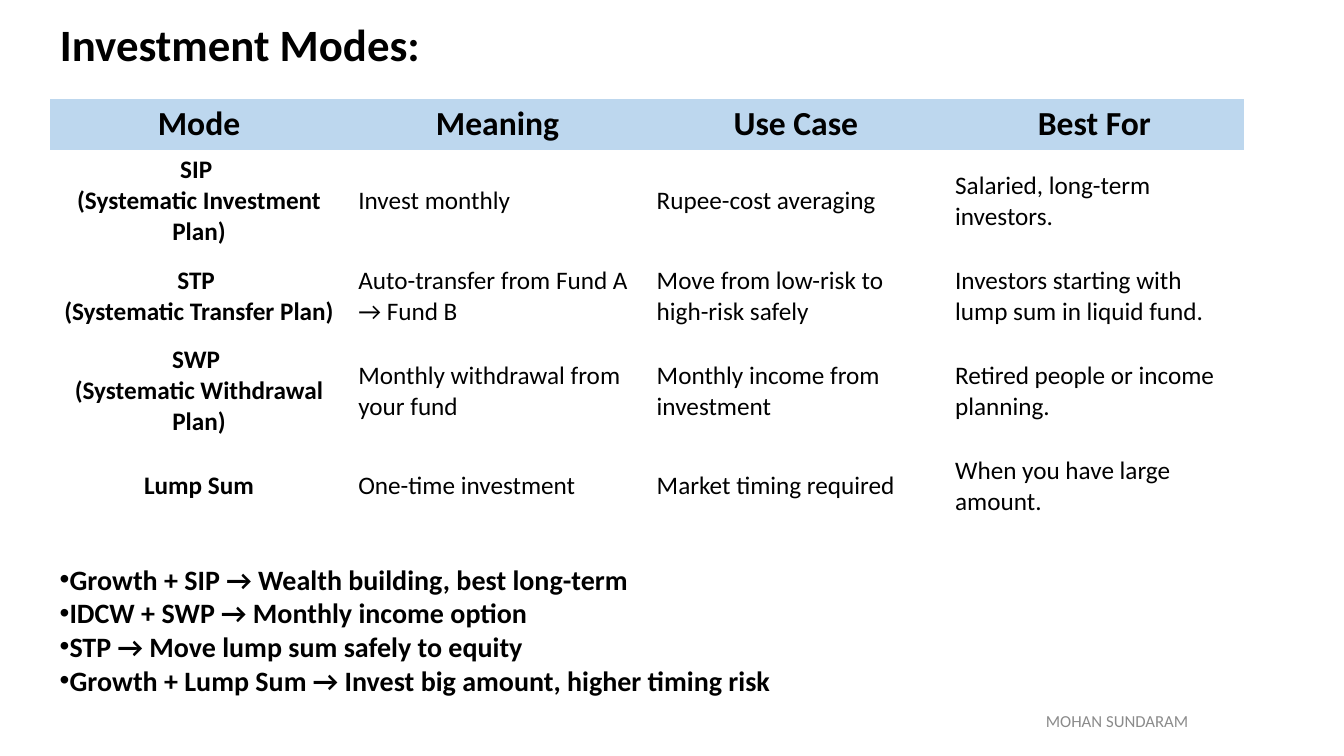
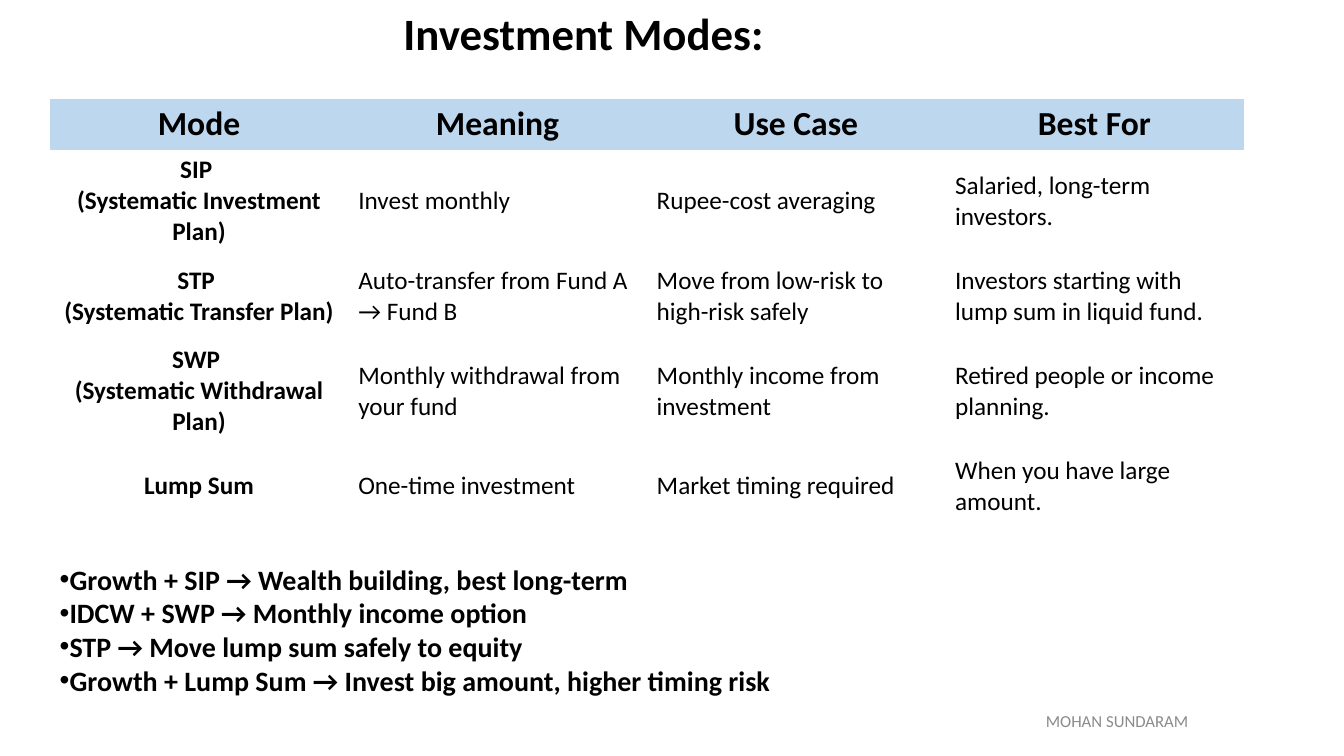
Before and after one commit to mohan4295work/Doc, a slide deck: slide 9 of Mutual Fund.pptx (slide 8 before the commit). Drawn at 1344x756 pixels with LibreOffice and Linux fonts; fonts in the diff are those of the drawing. Boxes give left, top, right and bottom in pixels: in the first picture for what was removed or moved away, otherwise in the second. Text is boxed around its words. In the diff, an @@ line names an element or a change of style, - is before the commit and + after.

```diff
--- a/Mutual Fund.pptx
+++ b/Mutual Fund.pptx
@@ title "Investment Modes:": place and size @@
-title "Investment Modes:" at [60,29,420,62]
+title "Investment Modes:" at [403,18,763,51]
```
Also in this commit, not shown: 7 other slides changed, 1 slide added.
